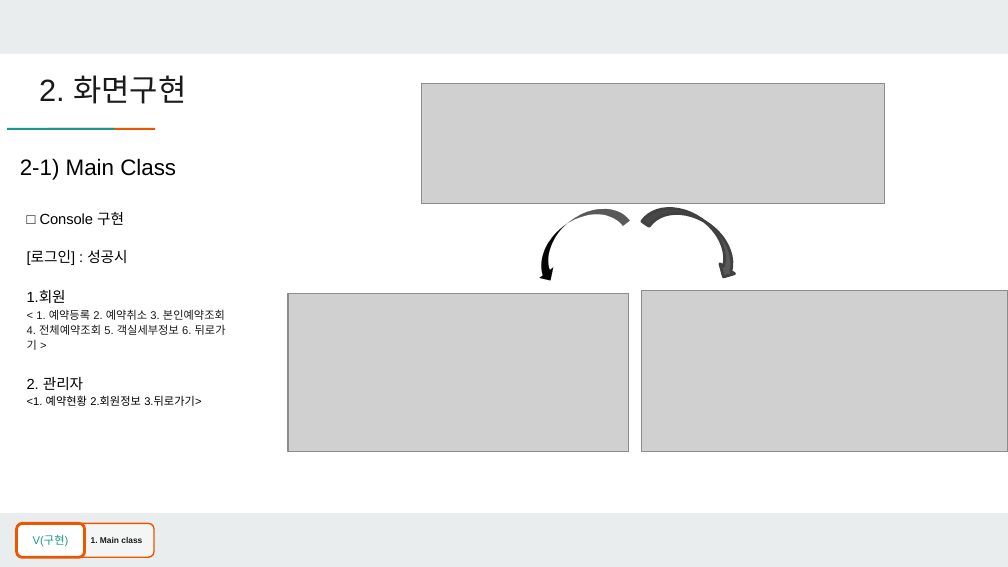
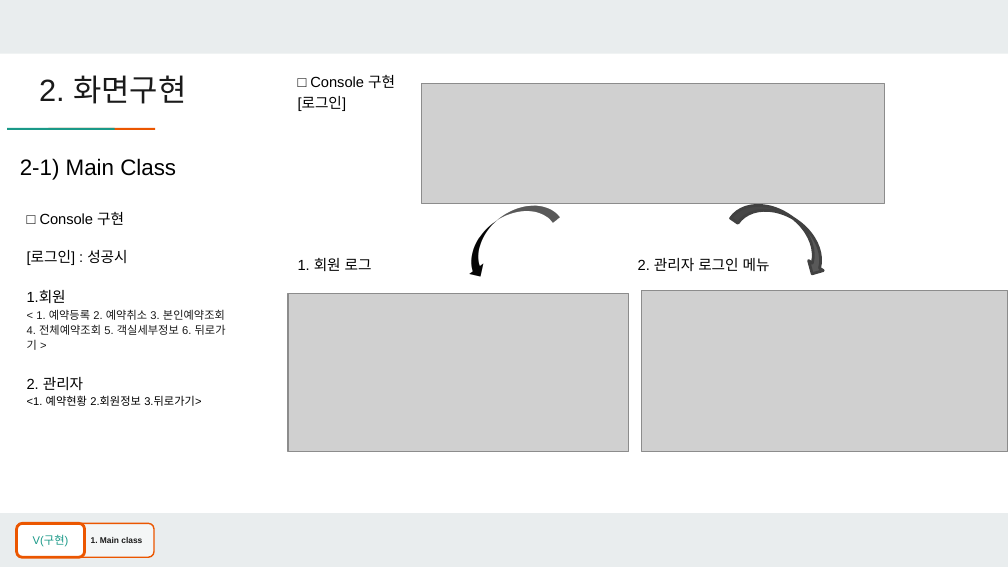
Before and after one commit to yongbeomj/Java-Console-Project, a slide deck: slide 8 of TeamProject/src/ppt/3조_호텔예약프로그램장용범,_김태호,_신우현.pptx. Drawn at 1008x567 pixels with LibreOffice and Linux fonts; fonts in the diff are those of the drawing; grey boxes stand for pictures; background and template pictures are left out. Boxes give left, top, right and bottom in pixels: in the first picture for what was removed or moved away, otherwise in the second. Text is boxed around its words. In the diff, an @@ line names an element or a change of style, - is before the commit and + after.

```diff
--- a/TeamProject/src/ppt/3조_호텔예약프로그램장용범,_김태호,_신우현.pptx
+++ b/TeamProject/src/ppt/3조_호텔예약프로그램장용범,_김태호,_신우현.pptx
@@ text added at box(298, 75, 770, 271), 10.5 pt, text #000000 @@
+□ Console 구현
+[로그인]
+1. 회원 로그 2. 관리자 로그인 메뉴
@@ curved down arrow: place and size @@
-curved down arrow at box(522, 193, 630, 286)
+curved down arrow at box(453, 189, 560, 282)
@@ curved down arrow: place and size @@
-curved down arrow at box(642, 192, 751, 282)
+curved down arrow at box(730, 189, 839, 279)
```
Also in this commit, not shown: 4 other slides changed, 2 slides added.
